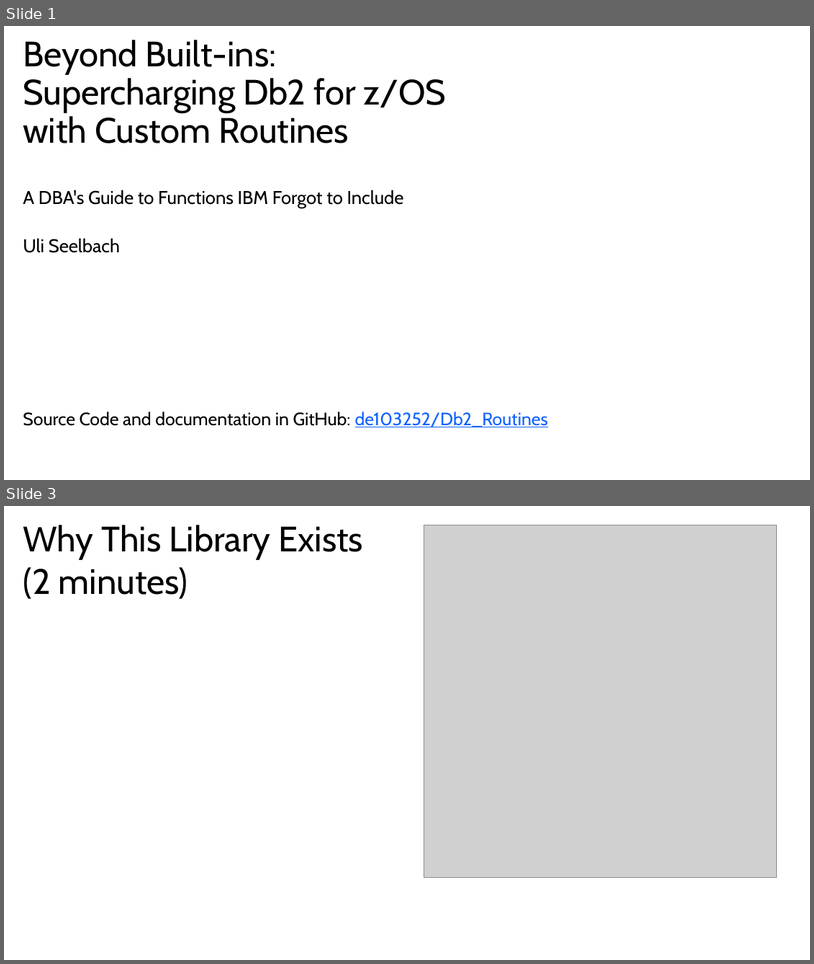
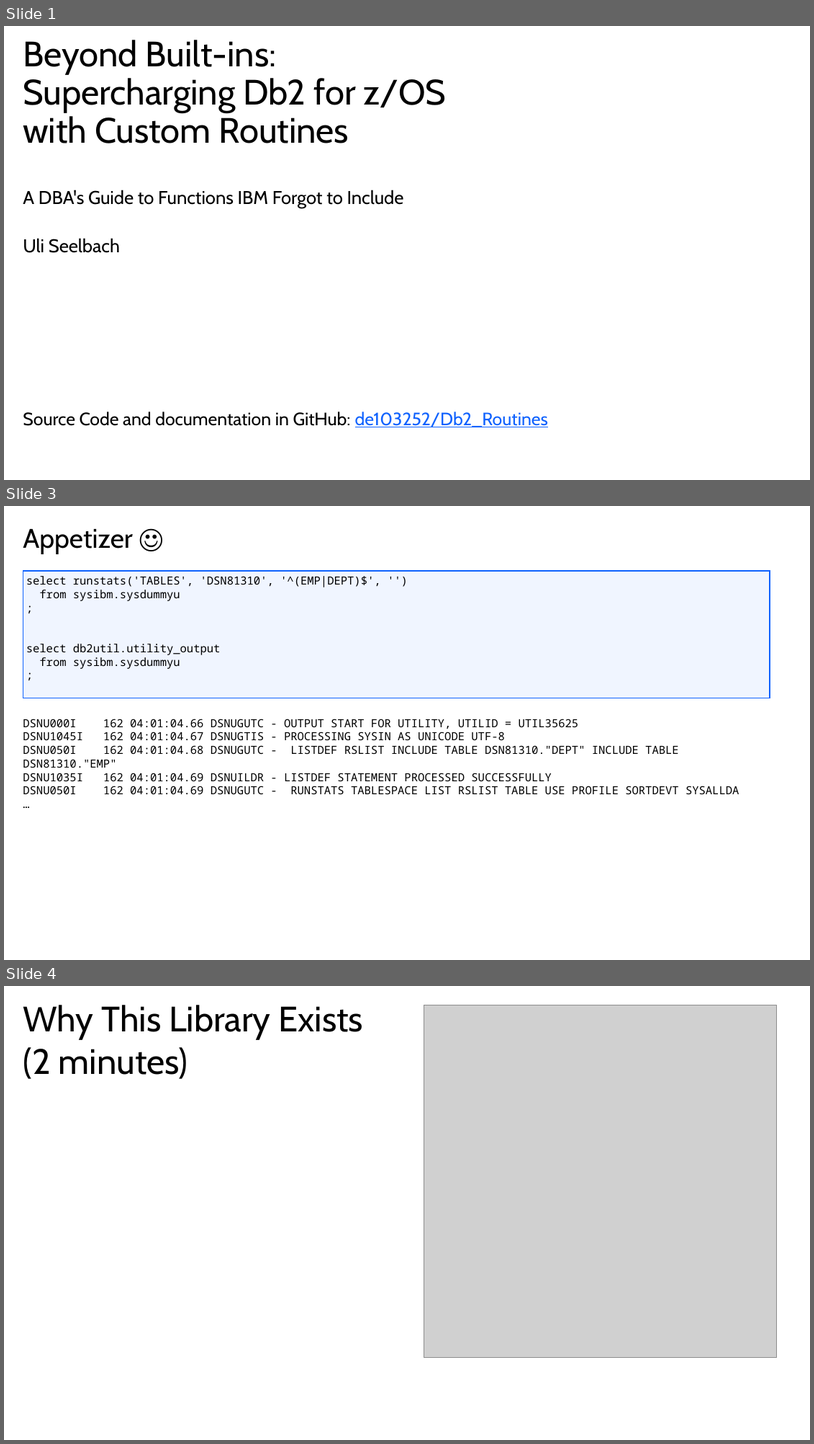
Before and after one commit to de103252/Db2_Routines, a slide deck: Db2 Routines Presentation.pptx. Shown one above the other, each under a label of ours: slides 1 and 3 before the commit, slides 1, 3 and 4 after it; the slides between them are not shown. The pictures are 814x964 and 814x1444 pixels, drawn with LibreOffice and Linux fonts; fonts in the diff are those of the drawing; grey boxes stand for pictures; background and template pictures are left out. Boxes give left, top, right and bottom in pixels: in the first picture for what was removed or moved away, otherwise in the second. Text is boxed around its words. In the diff, an @@ line names an element or a change of style, - is before the commit and + after.

```diff
--- a/Db2 Routines Presentation.pptx
+++ b/Db2 Routines Presentation.pptx
@@ slide 3 added at [4,506,810,960], background #FFFFFF @@
@@ title added at [23,529,132,554], 24 pt, text #000000 @@
+Appetizer ☺
@@ text added at [23,571,770,698], fill #CFE0FF at 30% opacity, outline #0F62FE 1 pt, 10 pt, text #000000 @@
+select runstats('TABLES', 'DSN81310', '^(EMP|DEPT)$', '')
+from sysibm.sysdummyu
+;
+select db2util.utility_output
+from sysibm.sysdummyu
+;
@@ text added at [23,718,739,794], 10 pt, text #000000 @@
+DSNU000I 162 04:01:04.66 DSNUGUTC - OUTPUT START FOR UTILITY, UTILID = UTIL35625
+DSNU1045I 162 04:01:04.67 DSNUGTIS - PROCESSING SYSIN AS UNICODE UTF-8
+DSNU050I 162 04:01:04.68 DSNUGUTC - LISTDEF RSLIST INCLUDE TABLE DSN81310."DEPT" INCLUDE TABLE DSN81310."EMP"
+DSNU1035I 162 04:01:04.69 DSNUILDR - LISTDEF STATEMENT PROCESSED SUCCESSFULLY
+DSNU050I 162 04:01:04.69 DSNUGUTC - RUNSTATS TABLESPACE LIST RSLIST TABLE USE PROFILE SORTDEVT SYSALLDA
+…
@@ what was slide 3 is now slide 4 @@
```
Also in this commit, not shown: 6 slides changed.
